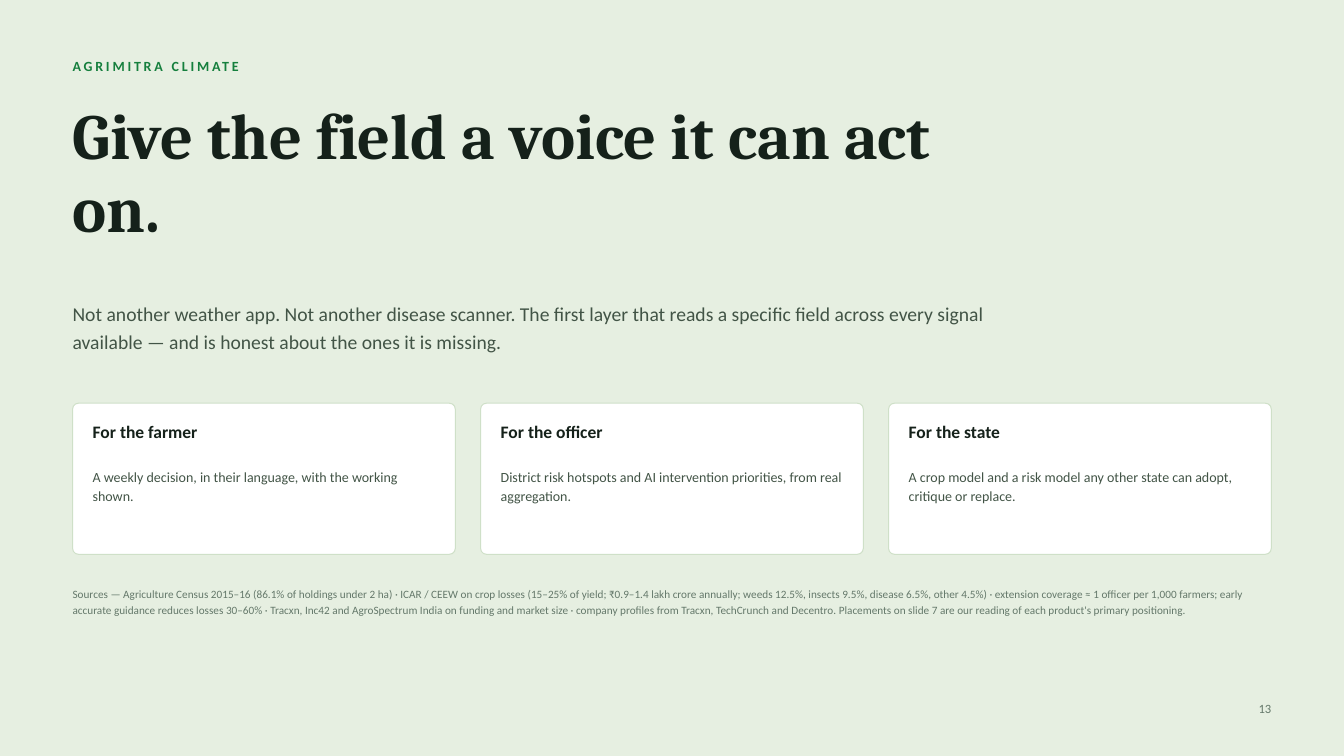
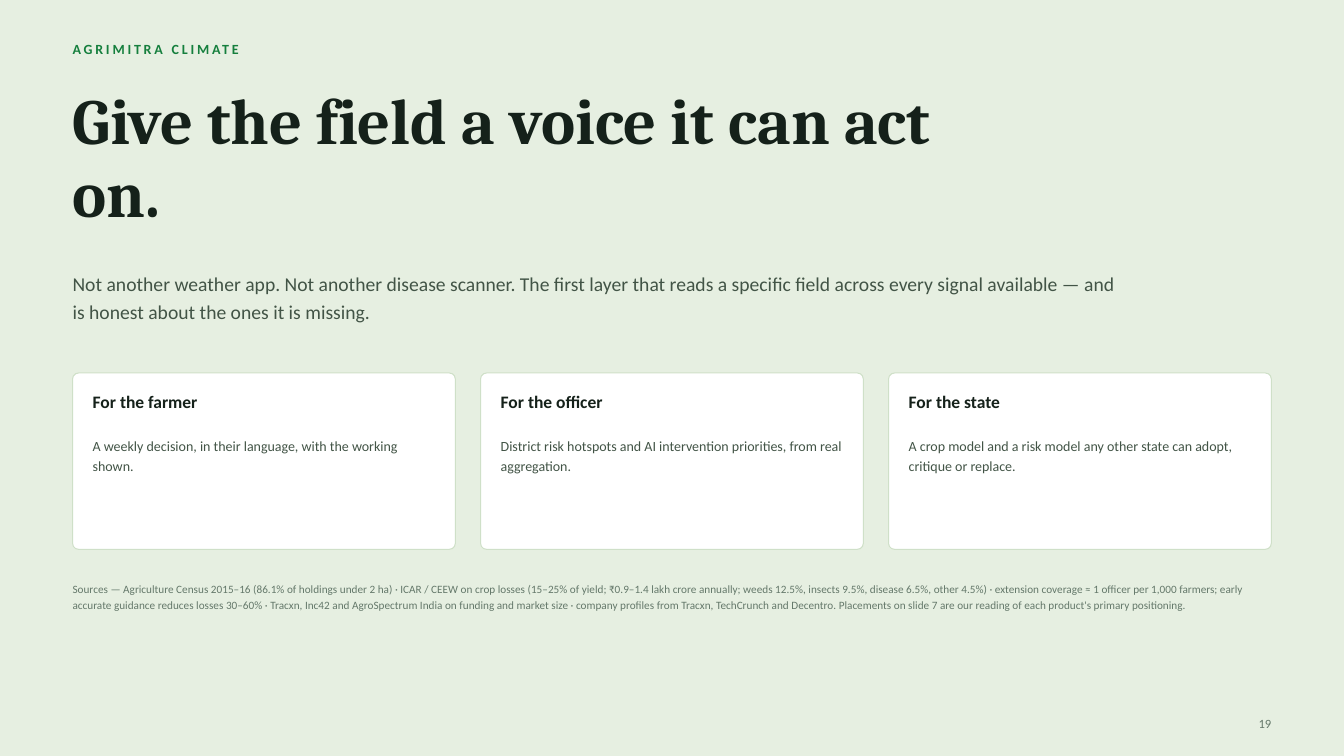
Before and after one commit to AkshatSharmaXD/AgriMitra-Climate, a slide deck: slide 19 of docs/AgriMitra-Climate-Deck.pptx (slide 13 before the commit). Drawn at 1344x756 pixels with LibreOffice and Linux fonts; fonts in the diff are those of the drawing. Boxes give left, top, right and bottom in pixels: in the first picture for what was removed or moved away, otherwise in the second. Text is boxed around its words. In the diff, an @@ line names an element or a change of style, - is before the commit and + after.

```diff
--- a/docs/AgriMitra-Climate-Deck.pptx
+++ b/docs/AgriMitra-Climate-Deck.pptx
@@ text "AGRIMITRA CLIMATE": place and size @@
-text "AGRIMITRA CLIMATE" at box(73, 50, 1271, 81)
+text "AGRIMITRA CLIMATE" at box(73, 34, 1271, 63)
@@ text "Give the field a voice ...": place and size @@
-text "Give the field a voice ..." at box(73, 113, 930, 233)
+text "Give the field a voice ..." at box(73, 98, 930, 218)
@@ text "Not another weather app. Not ..." rewrapped from box(73, 307, 983, 353) to box(73, 277, 1114, 323) @@
@@ rounded rectangle: place and size @@
-rounded rectangle at box(73, 403, 456, 555)
+rounded rectangle at box(73, 373, 456, 549)
@@ rounded rectangle: place and size @@
-rounded rectangle at box(481, 403, 864, 555)
+rounded rectangle at box(481, 373, 864, 549)
@@ proportions changed in 3 elements at box(73, 373, 456, 549), box(481, 373, 864, 549), box(889, 373, 1272, 549) @@
@@ rounded rectangle: place and size @@
-rounded rectangle at box(889, 403, 1272, 555)
+rounded rectangle at box(889, 373, 1272, 549)
@@ 3 texts: place and size @@
-3 texts at box(93, 425, 1000, 438)
+3 texts at box(93, 395, 1000, 408)
@@ text "A weekly decision, in their ...": place and size @@
-text "A weekly decision, in their ..." at box(93, 472, 398, 501)
+text "A weekly decision, in their ..." at box(93, 441, 398, 471)
@@ text "District risk hotspots and AI ...": place and size @@
-text "District risk hotspots and AI ..." at box(501, 472, 842, 504)
+text "District risk hotspots and AI ..." at box(501, 441, 842, 474)
@@ text "A crop model and a ...": place and size @@
-text "A crop model and a ..." at box(909, 472, 1232, 504)
+text "A crop model and a ..." at box(909, 441, 1232, 474)
@@ text "Sources — Agriculture Census 2015–16 ...": place and size @@
-text "Sources — Agriculture Census 2015–16 ..." at box(73, 590, 1243, 616)
+text "Sources — Agriculture Census 2015–16 ..." at box(73, 585, 1243, 611)
@@ text removed at box(1259, 705, 1272, 713) @@
-13
@@ text added at box(1259, 720, 1272, 728), 9 pt, text #64786A @@
+19
```
Also in this commit, not shown: 12 other slides changed, 6 slides added, 2 other files.
